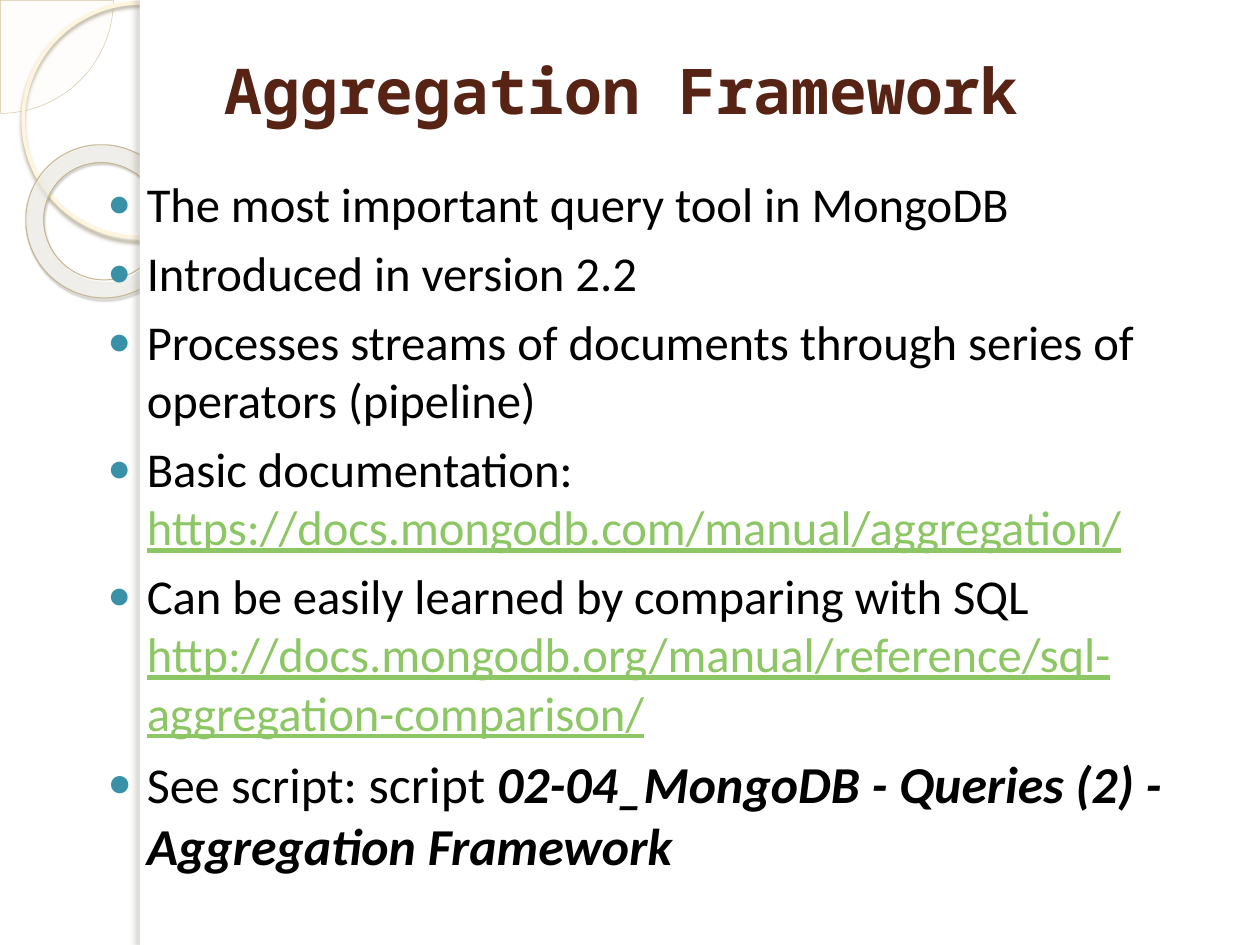
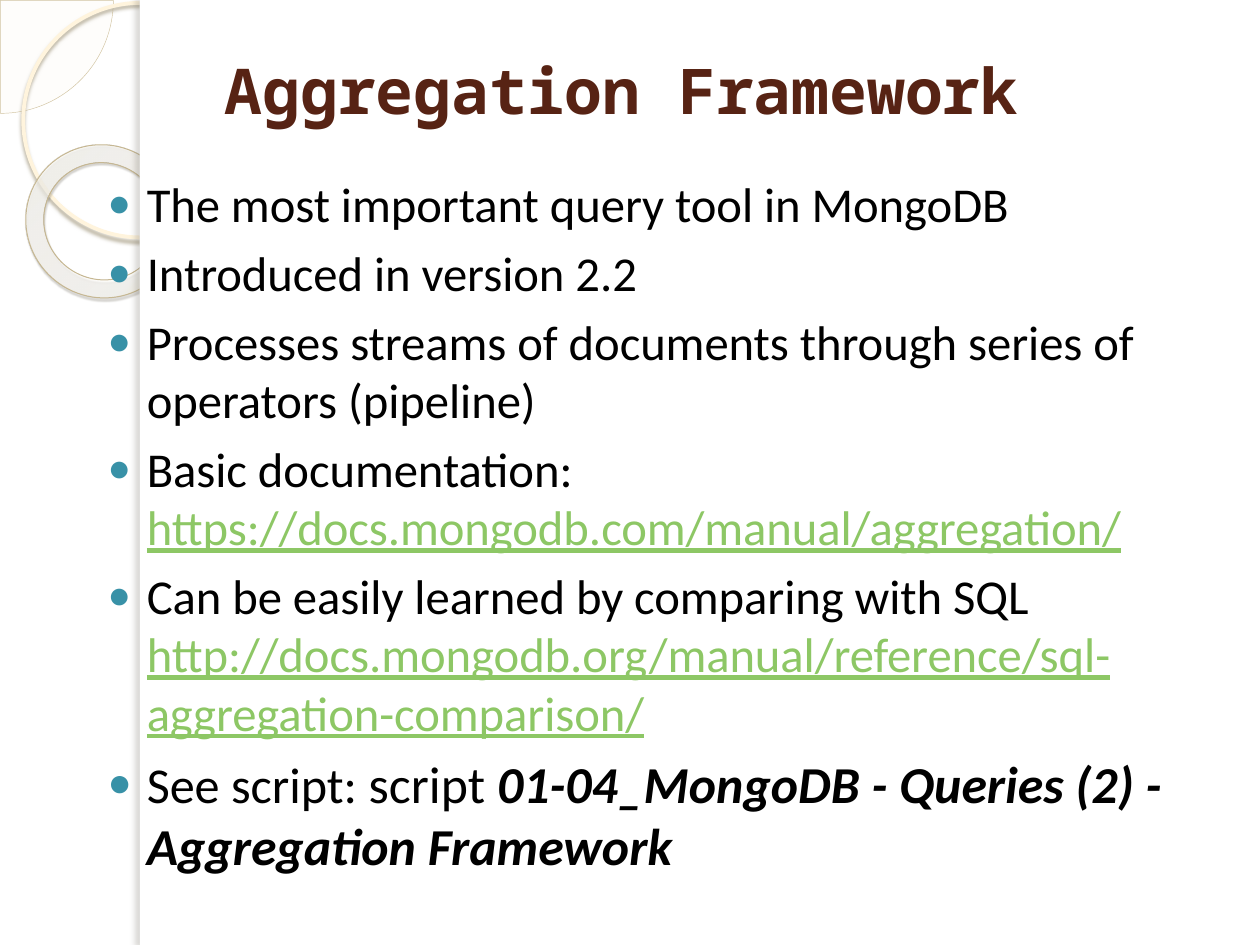
Before and after one commit to marinfotache/Polyglot-Persistence-and-Big-Data, a slide deck: slide 20 of 01 Document Databases. MongoDB/01 Document_DB__MongoDB.pptx. Drawn at 1260x945 pixels with LibreOffice and Linux fonts; fonts in the diff are those of the drawing; background and template pictures are left out. Boxes give left, top, right and bottom in pixels: in the first picture for what was removed or moved away, otherwise in the second. Text is boxed around its words. In the diff, an @@ line names an element or a change of style, - is before the commit and + after.

```diff
--- a/01 Document Databases. MongoDB/01 Document_DB__MongoDB.pptx
+++ b/01 Document Databases. MongoDB/01 Document_DB__MongoDB.pptx
@@ text at bbox=[147, 765, 1133, 874]: text changed @@
-● See script: script 02-04_MongoDB - Queries (2) - Aggregation Framework
+● See script: script 01-04_MongoDB - Queries (2) - Aggregation Framework
```
